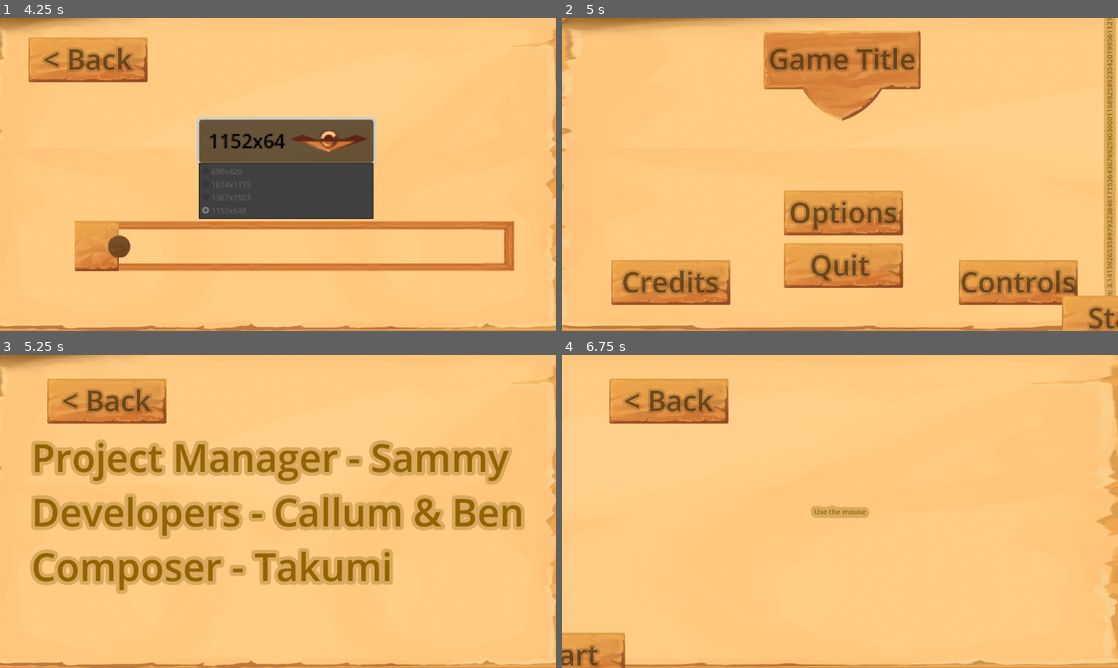
Above: before the commit, frames 1-4 (two rows, left to right).
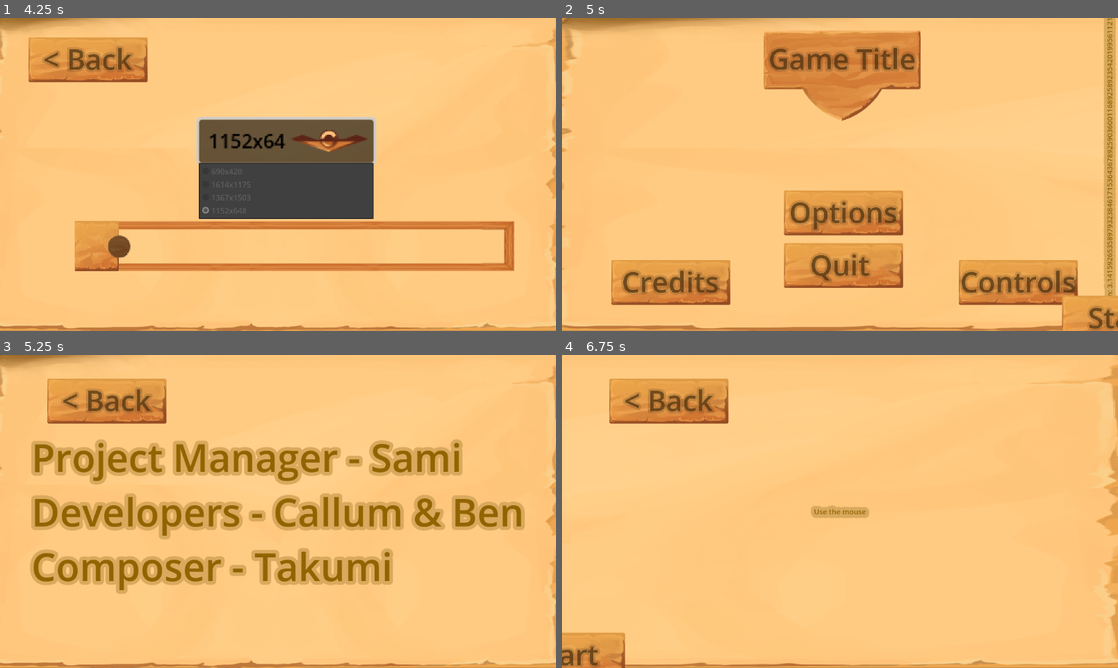
Above: after the commit, the same moments.

Repository: Benjamin-Fever/Global-Game-Jam-2024
Game: Godot game, scene res://start_menu.tscn
The game is run twice, just before and just after one commit, with the same random seed, the same clock (stepped at 60 frames per second) and the same inputs.
Inputs:
- Up to frame 1 (4.25 s): tap Enter at 0.5 s; click "Options" at 1.25 s; click "1152x648" at 2 s; click "1152x648" at 2.75 s; click "1152x648" at 3.5 s
- Up to frame 2 (5 s): click "< Back" at 4.25 s
- Up to frame 3 (5.25 s): click "Credits" at 5 s
- Up to frame 4 (6.75 s): click "< Back" at 5.75 s; click "Controls" at 6.5 s

Frames 1-2 are identical in both runs. In frame 3, 0.8% of the frame differs, in the area x 18-93%, y 26-55%; in frame 4, nothing differs.

Commit message:
Changed "Sammy" to "Sami"

Diff:
--- a/credits.tscn
+++ b/credits.tscn
@@ -77,7 +77,7 @@
 theme_override_constants/shadow_offset_y = 0
 theme_override_constants/shadow_outline_size = 30
 theme_override_font_sizes/font_size = 80
-text = "Project Manager - Sammy
+text = "Project Manager - Sami
 Developers - Callum & Ben
 Composer - Takumi"
 
